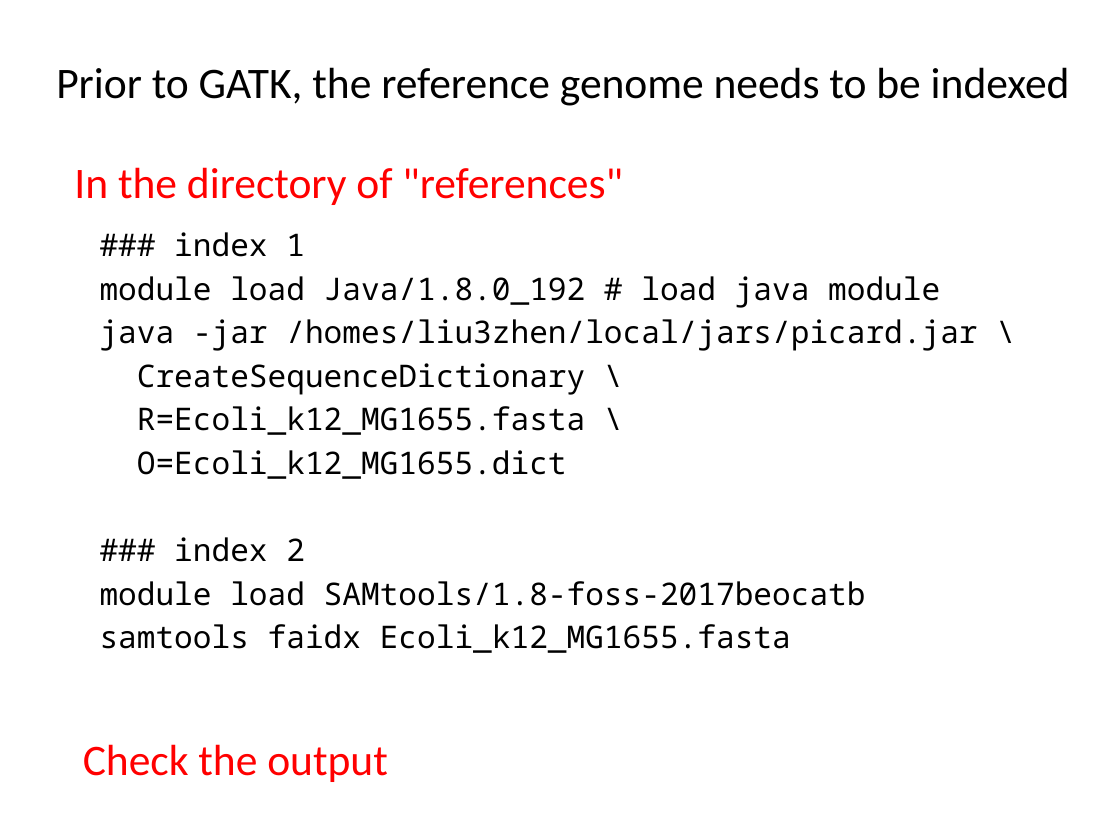
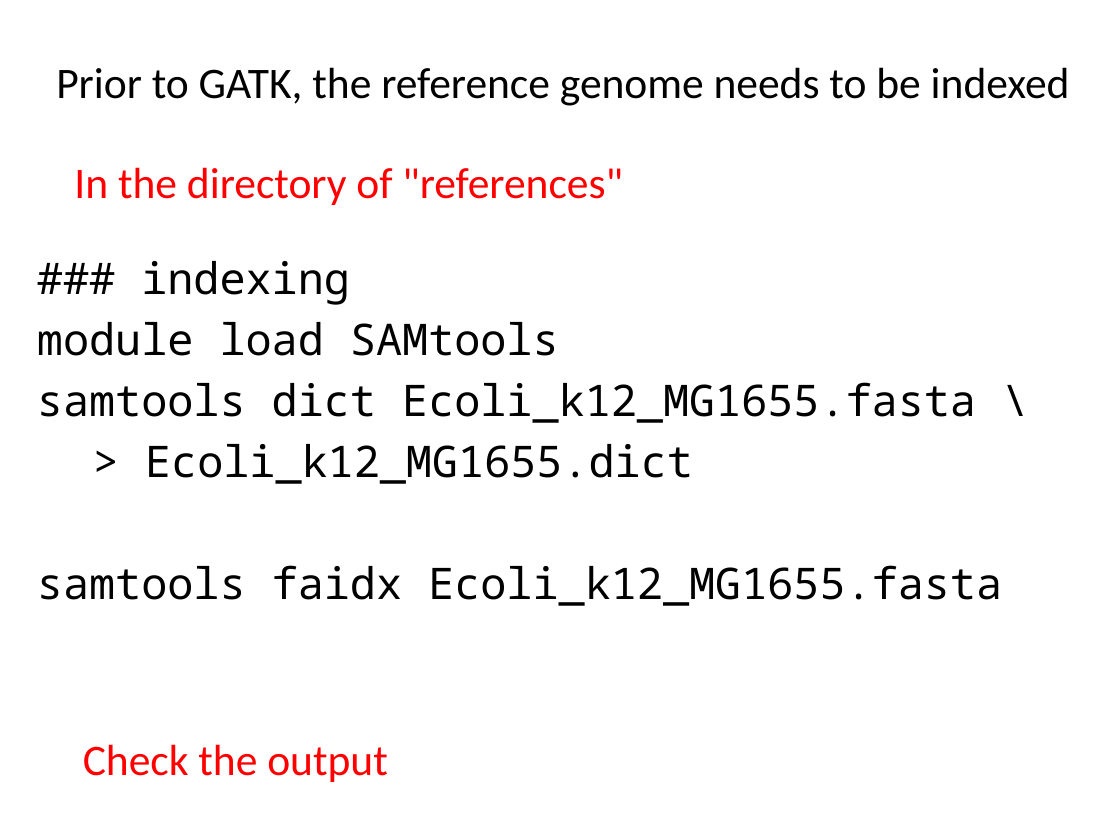
Before and after one commit to liu3zhenlab/teaching, a slide deck: slide 8 of PLPTH813Bioinformatis/2019/labs/lab07_variants.pptx. Drawn at 1120x840 pixels with LibreOffice and Linux fonts; fonts in the diff are those of the drawing. Boxes give left, top, right and bottom in pixels: in the first picture for what was removed or moved away, otherwise in the second. Text is boxed around its words. In the diff, an @@ line names an element or a change of style, - is before the commit and + after.

```diff
--- a/PLPTH813Bioinformatis/2019/labs/lab07_variants.pptx
+++ b/PLPTH813Bioinformatis/2019/labs/lab07_variants.pptx
@@ text "### indexing": place and size @@
-text "### indexing" at [100, 232, 977, 653]
+text "### indexing" at [37, 261, 1002, 606]
@@ text at [37, 261, 976, 484]: text changed; size 20 to 28 pt @@
-### index 1
-module load Java/1.8.0_192 # load java module
-java -jar /homes/liu3zhen/local/jars/picard.jar \
-CreateSequenceDictionary \
-R=Ecoli_k12_MG1655.fasta \
-O=Ecoli_k12_MG1655.dict
-### index 2
-module load SAMtools/1.8-foss-2017beocatb
+### indexing
+module load SAMtools
+samtools dict Ecoli_k12_MG1655.fasta \
+> Ecoli_k12_MG1655.dict
@@ text at [37, 565, 1002, 606]: size 20 to 28 pt in "samtools faidx Ecoli_k12_MG1655.fasta"; more space between paragraphs @@
```
Also in this commit, not shown: 6 other slides changed, 4 other files.
